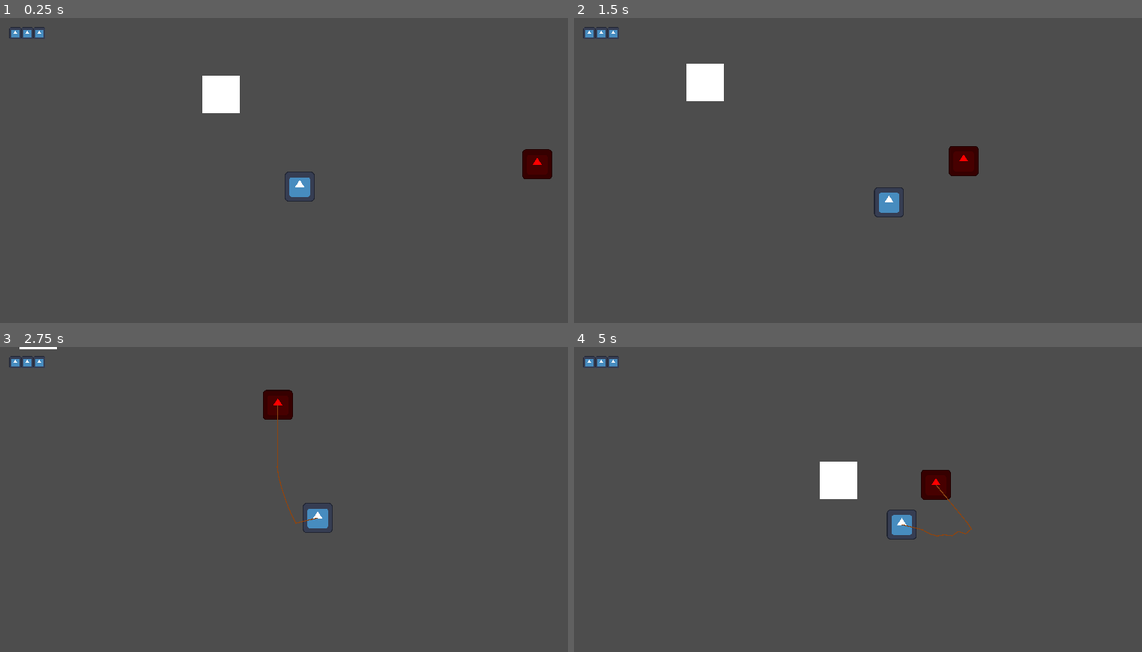
Above: before the commit, frames 1-4 (two rows, left to right).
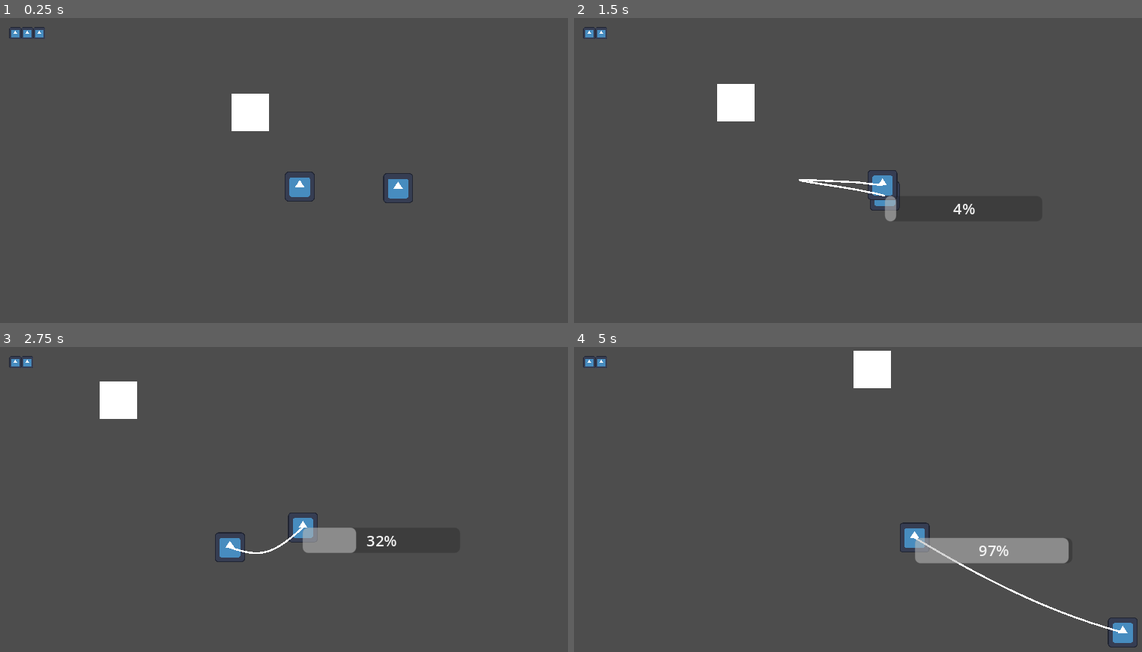
Above: after the commit, the same moments.

Repository: 2weeking/Lasso-Knight
Game: Godot game, scene res://levels/level_0.tscn
The game is run twice, just before and just after one commit, with the same random seed, the same clock (stepped at 60 frames per second) and the same inputs. The engine's default icon, where the game draws it, is replaced by a stand-in: a white triangle on a blue panel in a dark square.
Inputs (mouse positions are in pixels of both pictures, inside the frame that each line leads up to):
- Up to frame 1 (0.25 s): no input
- Up to frame 2 (1.5 s): move the mouse to (1005, 170) at 0.52 s; hold D (right) 0.53-1.28 s; click (1005, 170) at 0.6 s; move the mouse to (755, 204) at 1.27 s; hold S (down) from 1.28 s (still down); click (755, 204) at 1.35 s
- Up to frame 3 (2.75 s): move the mouse to (357, 441) at 2.02 s; release S (down) at 2.03 s; hold D (right) from 2.03 s (still down); click (357, 441) at 2.1 s
- Up to frame 4 (5 s): move the mouse to (840, 581) at 2.77 s; release D (right) at 2.78 s; hold W (up) 2.78-3.53 s; click (840, 581) at 2.85 s; move the mouse to (1051, 566) at 3.52 s; hold A (left) from 3.53 s (still down); click (1051, 566) at 3.6 s; move the mouse to (693, 465) at 4.27 s; click (693, 465) at 4.35 s

The runs differ from the first frame. In frame 1, 2.2% of the frame differs, in the area x 35-98%, y 18-61%; in frame 2, 2.8%; in frame 3, 3.1%; in frame 4, 5.4%, in the area x 5-100%, y 1-99%.

Commit message:
Using verlet rope instead, added fake tension with vectors, progress bar to break rope

Diff:
--- a/entities/enemy/enemy.gd
+++ b/entities/enemy/enemy.gd
@@ -6,11 +6,20 @@
 
 @onready var player = get_parent().get_node("Knight")
 
+var desired_velocity = Vector2.ZERO
+
 func _physics_process(delta):
 	if is_instance_valid(player) and moving:
 		var direction = (player.position - position).normalized()
-		if is_in_group("captured"):
+		desired_velocity = direction * speed
+		if is_in_group("capturing"):
 			direction *= -1
-		velocity = direction * speed
+			velocity.x = desired_velocity.x - player.desired_velocity.x
+		else:
+			velocity = desired_velocity
 
 	move_and_slide()
+
+
+func _on_hitbox_area_entered(area):
+	pass
--- a/entities/enemy/enemy.tscn
+++ b/entities/enemy/enemy.tscn
@@ -6,10 +6,14 @@
 [sub_resource type="RectangleShape2D" id="RectangleShape2D_sdnq0"]
 size = Vector2(32, 32)
 
-[node name="Enemy" type="CharacterBody2D"]
-modulate = Color(1, 0, 0, 1)
+[sub_resource type="RectangleShape2D" id="RectangleShape2D_bra3n"]
+size = Vector2(32, 32)
+
+[sub_resource type="RectangleShape2D" id="RectangleShape2D_ark4w"]
+size = Vector2(38, 37)
+
+[node name="Enemy" type="CharacterBody2D" groups=["enemy"]]
 collision_layer = 4
-collision_mask = 3
 script = ExtResource("1_qag8c")
 
 [node name="Sprite2D" type="Sprite2D" parent="."]
@@ -18,3 +22,23 @@
 
 [node name="CollisionShape2D" type="CollisionShape2D" parent="."]
 shape = SubResource("RectangleShape2D_sdnq0")
+debug_color = Color(0, 0.6, 0.701961, 0.419608)
+
+[node name="Hitbox" type="Area2D" parent="."]
+collision_layer = 4
+collision_mask = 10
+
+[node name="CollisionShape2D" type="CollisionShape2D" parent="Hitbox"]
+shape = SubResource("RectangleShape2D_bra3n")
+debug_color = Color(0, 0.647059, 0.235294, 0.419608)
+
+[node name="Hurtbox" type="Area2D" parent="."]
+collision_layer = 0
+collision_mask = 2
+
+[node name="CollisionShape2D" type="CollisionShape2D" parent="Hurtbox"]
+position = Vector2(0, 0.5)
+shape = SubResource("RectangleShape2D_ark4w")
+debug_color = Color(0.933333, 0.215686, 0.360784, 0.419608)
+
+[connection signal="area_entered" from="Hitbox" to="." method="_on_hitbox_area_entered"]
--- a/entities/knight/knight.gd
+++ b/entities/knight/knight.gd
@@ -13,16 +13,15 @@
 
 @export var move_speed : float = 150.0
 @export var lasso_speed : float = 2.0
-@export var constraint : float = 10.0
 
+@onready var lasso = preload("res://entities/lasso/verlet_rope.tscn")
 @onready var hurtbox = $HurtBox
 
 @onready var animation_player = $AnimationPlayer
 @onready var animation_tree = $AnimationTree
 @onready var state_machine = animation_tree.get("parameters/playback")
 
-@onready var rope_obj = preload("res://entities/lasso/rope.tscn")
-@onready var rope_end_piece = preload("res://entities/lasso/rope_end_piece.tscn")
+var desired_velocity = Vector2.ZERO
 
 var bodies = []
 
@@ -44,33 +43,30 @@
 		hurtbox.look_at(get_global_mouse_position())
 		animation_player.play("attack")
 
-	velocity = input_direction * move_speed
+	desired_velocity = input_direction * move_speed
+
+	velocity = desired_velocity
 
 	for body in bodies:
-		if (int(velocity.x) ^ int(body.velocity.x)) < 0:
-			print(body.velocity.normalized())
-			if abs(velocity.x - body.velocity.x) < constraint:
-				body.velocity = Vector2.ZERO
-			velocity += body.velocity
+		velocity -= body.desired_velocity
 
 	move_and_slide()
 
+
+var verlet_rope = preload("res://entities/lasso/verlet_rope.tscn")
+
 func add_new_rope(body):
-	body.add_to_group("captured")
-	var rope = rope_obj.instantiate()
-	var rope_start = rope_end_piece.instantiate()
-	add_child(rope_start)
-	var rope_end = rope_end_piece.instantiate()
-	body.add_child(rope_end)
-	rope.rope_start_piece = rope_start
-	rope.rope_end_piece = rope_end
+	var rope = verlet_rope.instantiate()
+	rope.origin = self
+	rope.target = body
 	get_parent().add_child(rope)
-	rope.spawn_rope()
 
 func _on_hit_box_body_entered(body):
-	if body.is_in_group("enemies") and not body.is_in_group("captured"):
+	if body.is_in_group("enemy") and not body.is_in_group("captured"):
 		hp -= body.damage
+
 func _on_hurtbox_body_entered(body):
-	if body.is_in_group("enemies") and not body.is_in_group("captured"):
+	if body.is_in_group("enemy") and not body.is_in_group("captured"):
 		call_deferred("add_new_rope", body)
+		body.add_to_group("capturing")
 		bodies.append(body)
--- a/entities/knight/knight.tscn
+++ b/entities/knight/knight.tscn
@@ -62,11 +62,11 @@
 transitions = ["Start", "Idle", SubResource("AnimationNodeStateMachineTransition_qojdq"), "Idle", "Walk", SubResource("AnimationNodeStateMachineTransition_1x020")]
 graph_offset = Vector2(-394, -7)
 
+[sub_resource type="RectangleShape2D" id="RectangleShape2D_nid7g"]
+size = Vector2(32, 32)
+
 [sub_resource type="RectangleShape2D" id="RectangleShape2D_an74c"]
 size = Vector2(124, 38)
-
-[sub_resource type="RectangleShape2D" id="RectangleShape2D_nid7g"]
-size = Vector2(32, 32)
 
 [node name="Knight" type="CharacterBody2D"]
 collision_layer = 2
@@ -98,8 +98,16 @@
 position_smoothing_enabled = true
 script = ExtResource("3_56ek5")
 
+[node name="HitBox" type="Area2D" parent="."]
+collision_layer = 2
+collision_mask = 4
+
+[node name="CollisionShape2D" type="CollisionShape2D" parent="HitBox"]
+shape = SubResource("RectangleShape2D_nid7g")
+debug_color = Color(0.266667, 0.623529, 0.317647, 0.419608)
+
 [node name="HurtBox" type="Area2D" parent="."]
-collision_layer = 0
+collision_layer = 8
 collision_mask = 0
 
 [node name="CollisionShape2D" type="CollisionShape2D" parent="HurtBox"]
@@ -113,19 +121,11 @@
 scale = Vector2(0.96875, 0.296875)
 texture = ExtResource("2_bm21e")
 
-[node name="HitBox" type="Area2D" parent="."]
-collision_layer = 2
-collision_mask = 4
-
-[node name="CollisionShape2D" type="CollisionShape2D" parent="HitBox"]
-shape = SubResource("RectangleShape2D_nid7g")
-debug_color = Color(0.266667, 0.623529, 0.317647, 0.419608)
-
 [node name="HUD" type="CanvasLayer" parent="."]
 
 [node name="PlayerHealthUI" parent="HUD" instance=ExtResource("4_68lu1")]
 offset = Vector2(10, 10)
 transform = Transform2D(0.1, 0, 0, 0.1, 10, 10)
 
+[connection signal="body_entered" from="HitBox" to="." method="_on_hit_box_body_entered"]
 [connection signal="body_entered" from="HurtBox" to="." method="_on_hurtbox_body_entered"]
-[connection signal="body_entered" from="HitBox" to="." method="_on_hit_box_body_entered"]
--- a/entities/lasso/rope.gd
+++ /dev/null
@@ -1,95 +0,0 @@
-extends Node2D
-
-var RopePiece = preload("res://entities/lasso/rope_piece.tscn")
-var piece_length := 12.0
-var rope_parts := []
-var rope_close_tolerance := 4.0
-var rope_points: PackedVector2Array = []
-
-#@export var rope_start_piece_path: NodePath
-#@export var rope_end_piece_path: NodePath
-@export var rope_gravity: float = 1
-@export var rope_linear_damp: float = 1
-@export var rope_angular_damp = 1
-@export var joint_softness: float = 0.1
-@export var joint_bias: float = 0.1
-
-@export var rope_start_piece: RigidBody2D
-@export var rope_end_piece: RigidBody2D
-@onready var rope_start_joint = rope_start_piece.get_node("CollisionShape2D/PinJoint2D")
-@onready var rope_end_joint = rope_end_piece.get_node("CollisionShape2D/PinJoint2D")
-
-func spawn_rope():
-	# Setup rope start and end pieces position
-	#rope_start_piece.global_position = start_pos
-	#rope_end_piece.global_position = end_pos
-
-	# Get position of joints
-	var start_pos = rope_start_joint.global_position
-	var end_pos = rope_end_joint.global_position
-
-	# Calculate amount of pieces to generate between start and end points
-	var distance = start_pos.distance_to(end_pos)
-	var pieces_amount = round(distance / piece_length)
-	# Angle between points
-	var spawn_angle = (end_pos - start_pos).angle() - PI/2
-
-	create_rope(pieces_amount, rope_start_piece, end_pos, spawn_angle)
-
-func create_rope(pieces_amount: int, parent: Object, end_pos: Vector2, spawn_angle: float):
-	# Start chaining pieces from start piece as parent
-	for i in pieces_amount:
-		# Assign parent as new piece
-		parent = add_piece(parent, i, spawn_angle)
-		parent.set_name("rope_piece_"+str(i))
-		rope_parts.append(parent)
-
-		# Get current joint, exclusing joint end pieces
-		var parent_joint = parent.get_node("CollisionShape2D/PinJoint2D")
-		# Setting current joint parameters
-		parent_joint.softness = joint_softness
-		parent_joint.bias = joint_bias
-		# Stop chaining when approaching rope end piece
-		if parent_joint.global_position.distance_to(end_pos) < rope_close_tolerance:
-			break
-
-	rope_end_joint.node_a = rope_end_piece.get_path()
-	rope_end_joint.node_b = rope_parts[-1].get_path()
-
-func add_piece(parent: Object, id: int, spawn_angle: float) -> Object:
-	# Get joint info on current parent
-	var joint : PinJoint2D = parent.get_node("CollisionShape2D/PinJoint2D") as PinJoint2D
-	# Generate new rope piece
-	var piece : Object = RopePiece.instantiate() as Object
-	# Set position and rotation of new piece equal to parent joint
-	piece.global_position = joint.global_position
-	piece.rotation = spawn_angle
-	# Set new piece parent as current piece
-	piece.parent = self
-	piece.id = id
-	# Setting rope piece parameters
-	piece.gravity_scale = rope_gravity
-	piece.linear_damp = rope_linear_damp
-	piece.angular_damp = rope_angular_damp
-
-	add_child(piece)
-
-	joint.node_a = parent.get_path()
-	joint.node_b = piece.get_path()
-
-	return piece
-
-func get_rope_points():
-	rope_points.clear()
-
-	rope_points.append(rope_start_joint.global_position)
-	for r in rope_parts:
-		rope_points.append(r.global_position)
-	rope_points.append(rope_end_joint.global_position)
-
-func _process(_delta):
-	queue_redraw()
-
-func _draw():
-	get_rope_points()
-	draw_polyline(rope_points, Color.SADDLE_BROWN, 1)
--- a/entities/lasso/rope.tscn
+++ /dev/null
@@ -1,6 +0,0 @@
-[gd_scene load_steps=2 format=3 uid="uid://nh2yitav7xff"]
-
-[ext_resource type="Script" path="res://entities/lasso/rope.gd" id="1_ebnjm"]
-
-[node name="Rope" type="Node2D"]
-script = ExtResource("1_ebnjm")
--- a/entities/lasso/rope_end_piece.tscn
+++ /dev/null
@@ -1,16 +0,0 @@
-[gd_scene load_steps=2 format=3 uid="uid://b28ryy5b3wd"]
-
-[sub_resource type="CircleShape2D" id="CircleShape2D_pps58"]
-radius = 3.0
-
-[node name="RopeEndPiece" type="RigidBody2D"]
-collision_layer = 8
-gravity_scale = 0.0
-freeze = true
-
-[node name="CollisionShape2D" type="CollisionShape2D" parent="."]
-shape = SubResource("CircleShape2D_pps58")
-
-[node name="PinJoint2D" type="PinJoint2D" parent="CollisionShape2D"]
-bias = 0.1
-softness = 0.1
--- a/entities/lasso/rope_piece.gd
+++ /dev/null
@@ -1,4 +0,0 @@
-extends RigidBody2D
-
-var id := -1
-var parent : Object = null
--- a/entities/lasso/rope_piece.tscn
+++ /dev/null
@@ -1,23 +0,0 @@
-[gd_scene load_steps=3 format=3 uid="uid://c6opa2371e4kw"]
-
-[ext_resource type="Script" path="res://entities/lasso/rope_piece.gd" id="1_8nh5e"]
-
-[sub_resource type="CapsuleShape2D" id="CapsuleShape2D_8kwix"]
-radius = 2.0
-height = 10.0
-
-[node name="RopePiece" type="RigidBody2D"]
-position = Vector2(0, 2)
-collision_layer = 8
-linear_damp = 1.0
-angular_damp = 1.0
-script = ExtResource("1_8nh5e")
-
-[node name="CollisionShape2D" type="CollisionShape2D" parent="."]
-position = Vector2(0, 3)
-shape = SubResource("CapsuleShape2D_8kwix")
-
-[node name="PinJoint2D" type="PinJoint2D" parent="CollisionShape2D"]
-position = Vector2(0, 5)
-bias = 0.1
-softness = 0.1
--- /dev/null
+++ b/entities/lasso/verlet_rope.gd
@@ -0,0 +1,117 @@
+extends Node2D
+
+@onready var origin: CharacterBody2D
+@export var target: CharacterBody2D
+
+@export var range: float = 250
+@export var ropeLength: float = 30
+@export var constrain: float = 1	# distance between points
+@export var gravity: Vector2 = Vector2(0,9.8)
+@export var dampening: float = 0.9
+@export var startPin: bool = true
+@export var endPin: bool = true
+
+@onready var line2D: = $Line2D
+@onready var progressBar = $ProgressBar
+
+var pos: PackedVector2Array
+var posPrev: PackedVector2Array
+var pointCount: int
+
+func _ready()->void:
+	progressBar.max_value = range
+	pointCount = get_pointCount(ropeLength)
+	resize_arrays()
+	init_position()
+
+func get_pointCount(distance: float)->int:
+	return int(ceil(distance / constrain))
+
+func resize_arrays():
+	pos.resize(pointCount)
+	posPrev.resize(pointCount)
+
+func init_position()->void:
+	for i in range(pointCount):
+		pos[i] = position + Vector2(constrain *i, 0)
+		posPrev[i] = position + Vector2(constrain *i, 0)
+	position = Vector2.ZERO
+
+"""
+func _unhandled_input(event:InputEvent)->void:
+	if event is InputEventMouseMotion:
+		if Input.is_action_pressed("click"):	#Move start point
+			set_start(get_global_mouse_position())
+		if Input.is_action_pressed("right_click"):	#Move start point
+			set_last(get_global_mouse_position())
+	elif event is InputEventMouseButton && event.is_pressed():
+		if event.button_index == 1:
+			set_start(get_global_mouse_position())
+		elif event.button_index == 2:
+			set_last(get_global_mouse_position())
+"""
+
+func _process(delta)->void:
+	# Lock rope and bodies to certain range of distance
+	if target and origin:
+		var dist = origin.position.distance_to(target.position)
+		progressBar.global_position = origin.global_position
+		progressBar.value = dist
+		if dist < range:
+			set_start(origin.position)
+			set_last(target.position)
+		else:
+			print("ROPE BROKE")
+			target.remove_from_group("capturing")
+			queue_free()
+	update_points(delta)
+	update_constrain()
+
+	#update_constrain()	#Repeat to get tighter rope
+	#update_constrain()
+
+	# Send positions to Line2D for drawing
+	line2D.points = pos
+
+func set_start(p:Vector2)->void:
+	pos[0] = p
+	posPrev[0] = p
+
+func set_last(p:Vector2)->void:
+	pos[pointCount-1] = p
+	posPrev[pointCount-1] = p
+
+func update_points(delta)->void:
+	for i in range (pointCount):
+		# not first and last || first if not pinned || last if not pinned
+		if (i!=0 && i!=pointCount-1) || (i==0 && !startPin) || (i==pointCount-1 && !endPin):
+			var velocity = (pos[i] -posPrev[i]) * dampening
+			posPrev[i] = pos[i]
+			pos[i] += velocity + (gravity * delta)
+
+func update_constrain()->void:
+	for i in range(pointCount):
+		if i == pointCount-1:
+			return
+		var distance = pos[i].distance_to(pos[i+1])
+		var difference = constrain - distance
+		var percent = difference / distance
+		var vec2 = pos[i+1] - pos[i]
+
+		# if first point
+		if i == 0:
+			if startPin:
+				pos[i+1] += vec2 * percent
+			else:
+				pos[i] -= vec2 * (percent/2)
+				pos[i+1] += vec2 * (percent/2)
+		# if last point, skip because no more points after it
+		elif i == pointCount-1:
+			pass
+		# all the rest
+		else:
+			if i+1 == pointCount-1 && endPin:
+				pos[i] -= vec2 * percent
+			else:
+				pos[i] -= vec2 * (percent/2)
+				pos[i+1] += vec2 * (percent/2)
--- /dev/null
+++ b/entities/lasso/verlet_rope.tscn
@@ -0,0 +1,15 @@
+[gd_scene load_steps=2 format=3 uid="uid://wtb0tpyhgt5v"]
+
+[ext_resource type="Script" path="res://entities/lasso/verlet_rope.gd" id="1_l1poo"]
+
+[node name="VerletRope" type="Node2D"]
+script = ExtResource("1_l1poo")
+
+[node name="Line2D" type="Line2D" parent="."]
+width = 2.0
+
+[node name="ProgressBar" type="ProgressBar" parent="."]
+offset_left = -82.0
+offset_top = -59.0
+offset_right = 86.0
+offset_bottom = -32.0
--- a/levels/level_0.tscn
+++ b/levels/level_0.tscn
@@ -15,7 +15,7 @@
 texture = SubResource("CanvasTexture_yebod")
 
 [node name="Knight" parent="." instance=ExtResource("1_l1ejl")]
-position = Vector2(31, 19)
 
-[node name="Enemy" parent="." groups=["enemies"] instance=ExtResource("2_o46i8")]
-position = Vector2(297, -6)
+[node name="Enemy" parent="." instance=ExtResource("2_o46i8")]
+position = Vector2(130, 2)
+speed = 100
--- a/project.godot
+++ b/project.godot
@@ -62,7 +62,7 @@
 
 2d_physics/layer_1="ground"
 2d_physics/layer_2="player"
-2d_physics/layer_3="enemies"
+2d_physics/layer_3="enemy"
 2d_physics/layer_4="rope"
 
 [physics]
Not shown: 1 places in entities/enemy/enemy.tscn that only renumber resources
